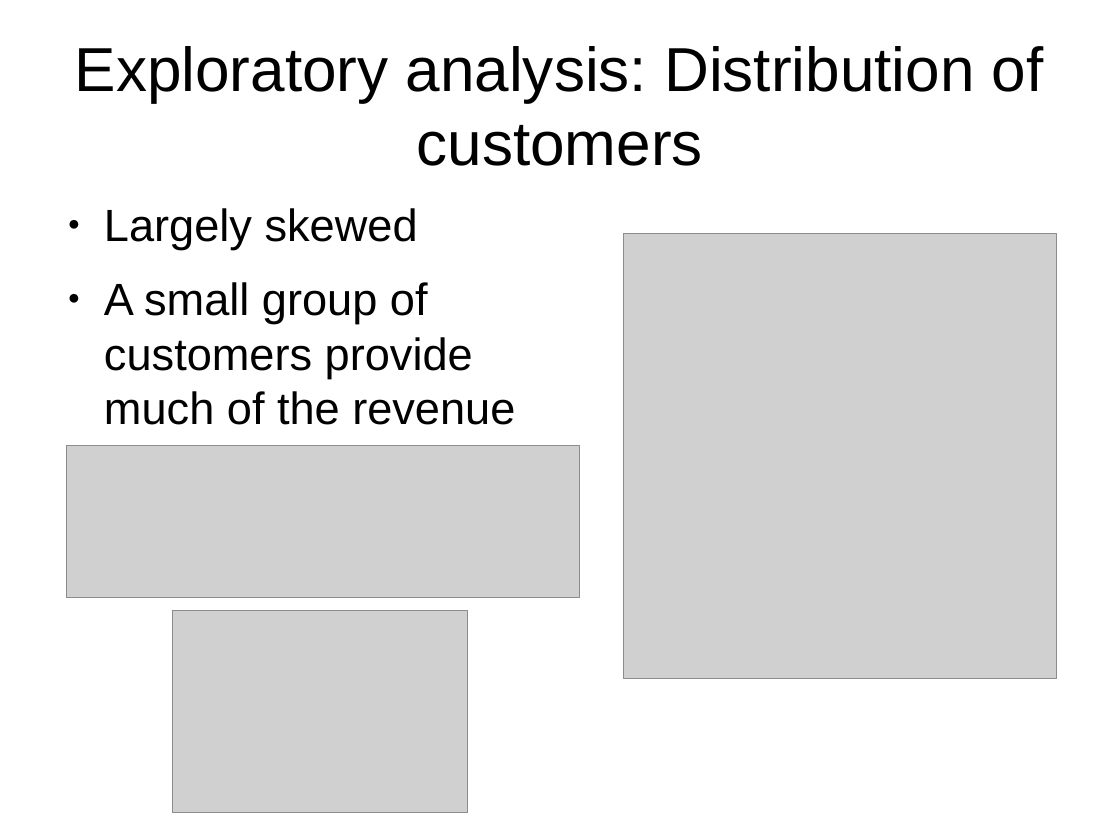
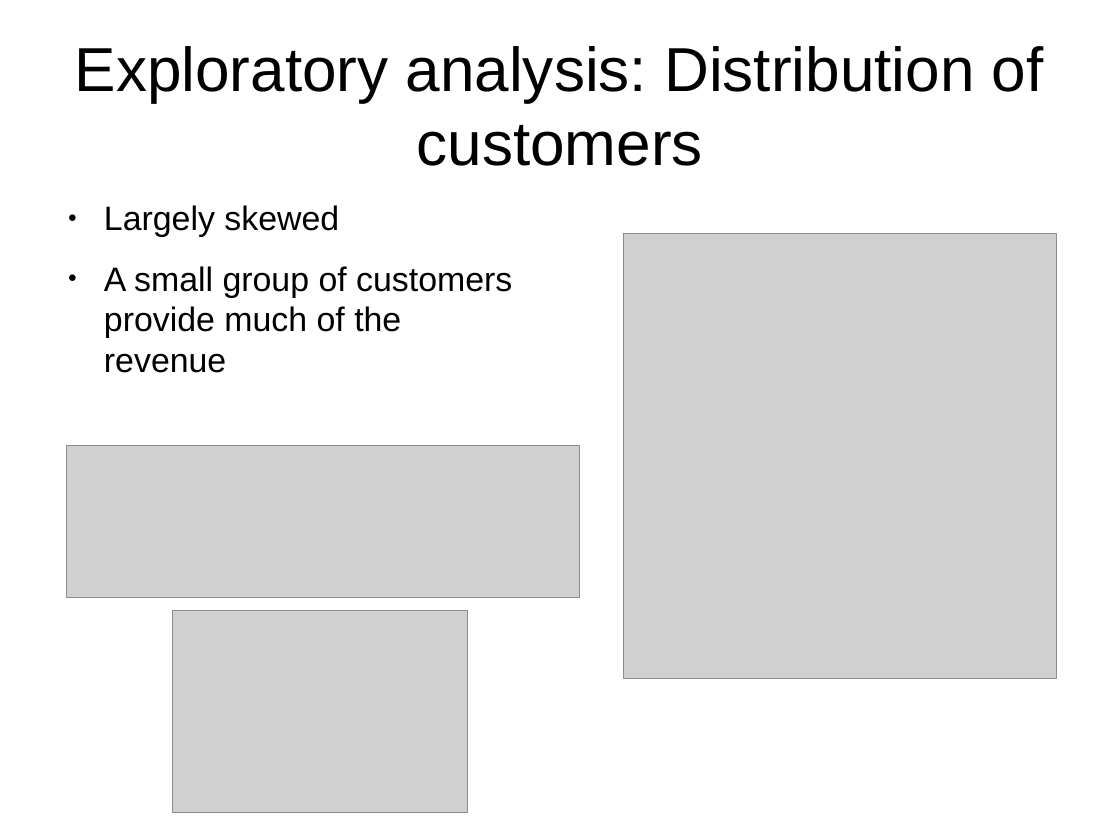
Before and after one commit to leexa90/E-commece-Data-Science, a slide deck: slide 4 of Present.odp. Drawn at 1120x840 pixels with LibreOffice and Linux fonts; fonts in the diff are those of the drawing; grey boxes stand for pictures. Boxes give left, top, right and bottom in pixels: in the first picture for what was removed or moved away, otherwise in the second. Text is boxed around its words. In the diff, an @@ line names an element or a change of style, - is before the commit and + after.

```diff
--- a/Present.odp
+++ b/Present.odp
@@ text "Largely skewed" at box(104, 205, 512, 373): size 32 to 24 pt @@
```
Also in this commit, not shown: 1 slide added, 1 other file.
